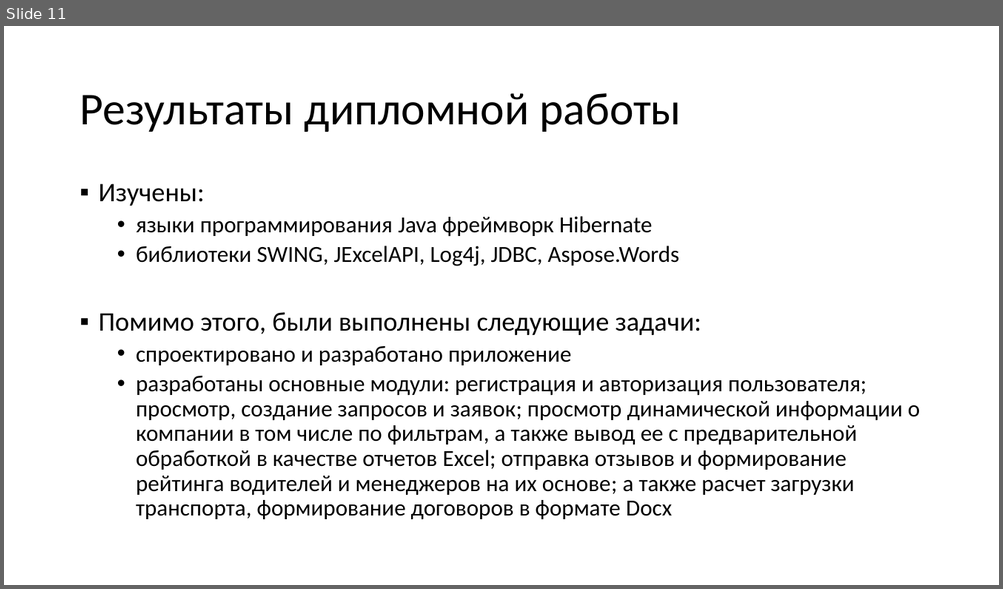
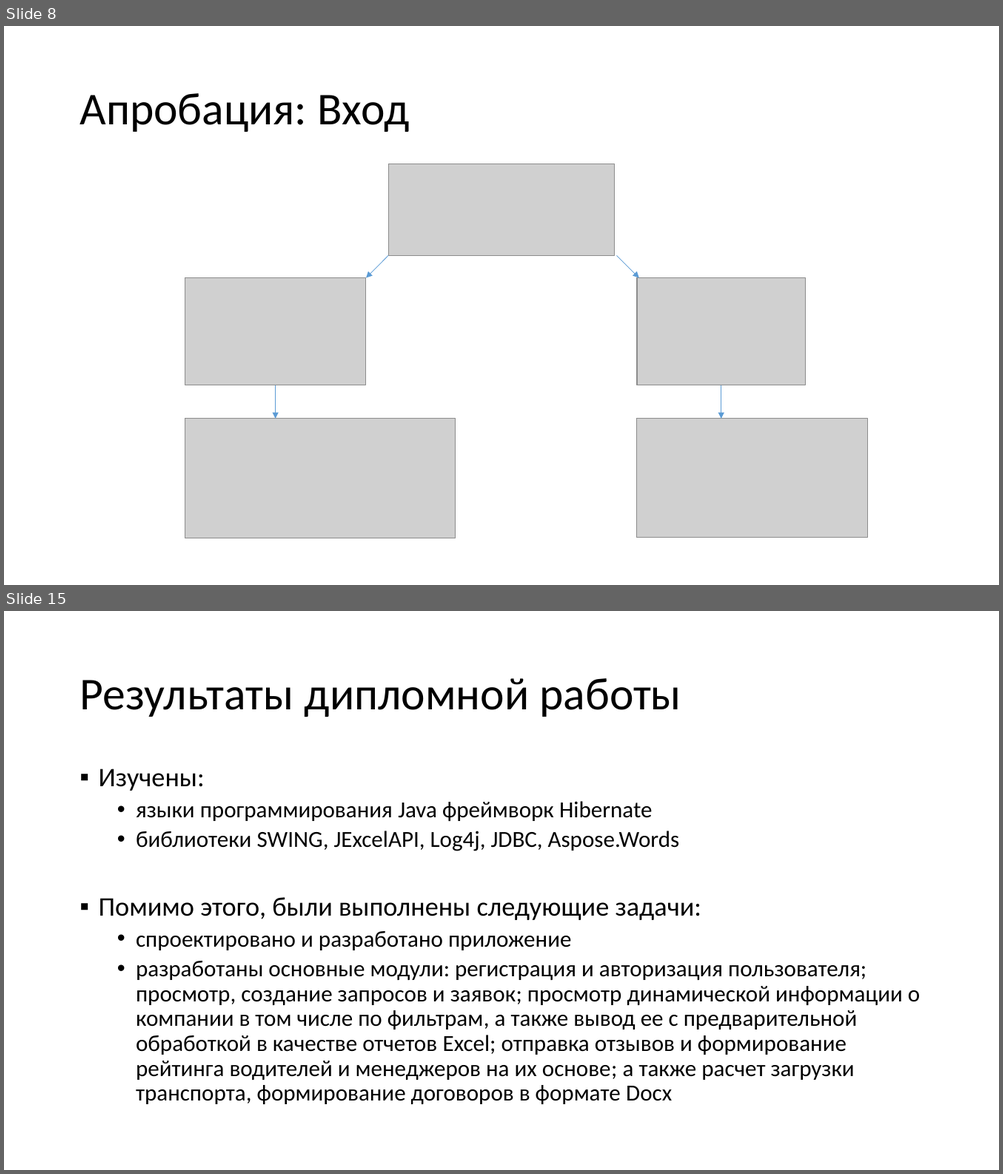
Before and after one commit to gromov-nikita/diplomHUB, a slide deck: diplom v2.0/doc/Презентация.pptx. Shown one above the other, each under a label of ours: slide 11 before the commit, slides 8 and 15 after it; the slides between them are not shown. The pictures are 1003x589 and 1003x1174 pixels, drawn with LibreOffice and Linux fonts; fonts in the diff are those of the drawing; grey boxes stand for pictures. Boxes give left, top, right and bottom in pixels: in the first picture for what was removed or moved away, otherwise in the second. Text is boxed around its words. In the diff, an @@ line names an element or a change of style, - is before the commit and + after.

```diff
--- a/diplom v2.0/doc/Презентация.pptx
+++ b/diplom v2.0/doc/Презентация.pptx
@@ slide 8 added at (4,26,999,585), background #FFFFFF @@
@@ title added at (79,93,409,132), 44 pt, text #000000 @@
+Апробация: Вход
@@ picture added at (388,164,614,256) @@
@@ arrow added from (388, 256) to (366, 278), #5B9BD5 0.5 pt @@
@@ arrow added from (617, 256) to (639, 278), #5B9BD5 0.5 pt @@
@@ picture added at (185,278,366,386) @@
@@ picture added at (637,278,805,386) @@
@@ arrow added from (276, 386) to (276, 419), #5B9BD5 0.5 pt @@
@@ arrow added from (721, 386) to (721, 419), #5B9BD5 0.5 pt @@
@@ picture added at (185,419,455,539) @@
@@ picture added at (637,419,868,538) @@
@@ what was slide 11 is now slide 15 @@
```
Also in this commit, not shown: 5 slides changed, 4 other slides added, 3 other files.
